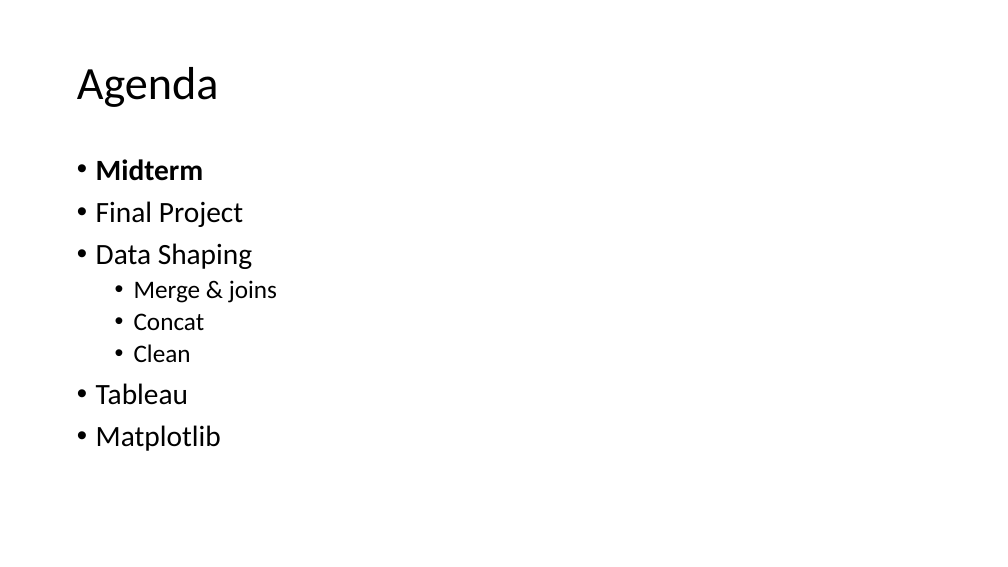
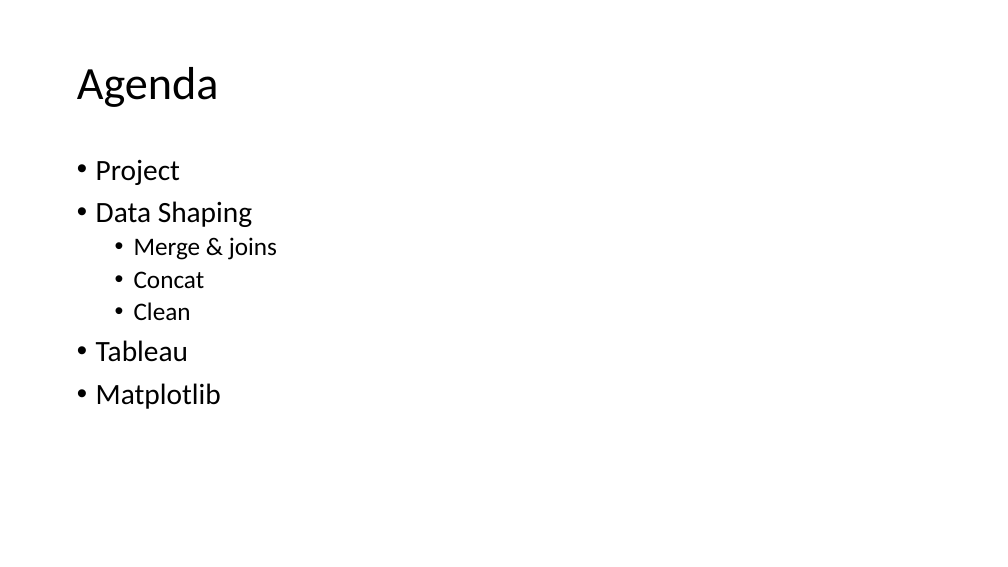
Before and after one commit to philmui/algorithmic-bias-2019, a slide deck: slide 2 of lecture05.viz.data.shaping/lecture05.pptx. Drawn at 1008x567 pixels with LibreOffice and Linux fonts; fonts in the diff are those of the drawing. Boxes give left, top, right and bottom in pixels: in the first picture for what was removed or moved away, otherwise in the second. Text is boxed around its words. In the diff, an @@ line names an element or a change of style, - is before the commit and + after.

```diff
--- a/lecture05.viz.data.shaping/lecture05.pptx
+++ b/lecture05.viz.data.shaping/lecture05.pptx
@@ text at (x1=96, y1=159, x2=180, y2=185): text changed @@
-• Midterm
-• Final Project
+• Project
```
Also in this commit, not shown: 7 other slides changed, 3 slides removed, 2 other files.
